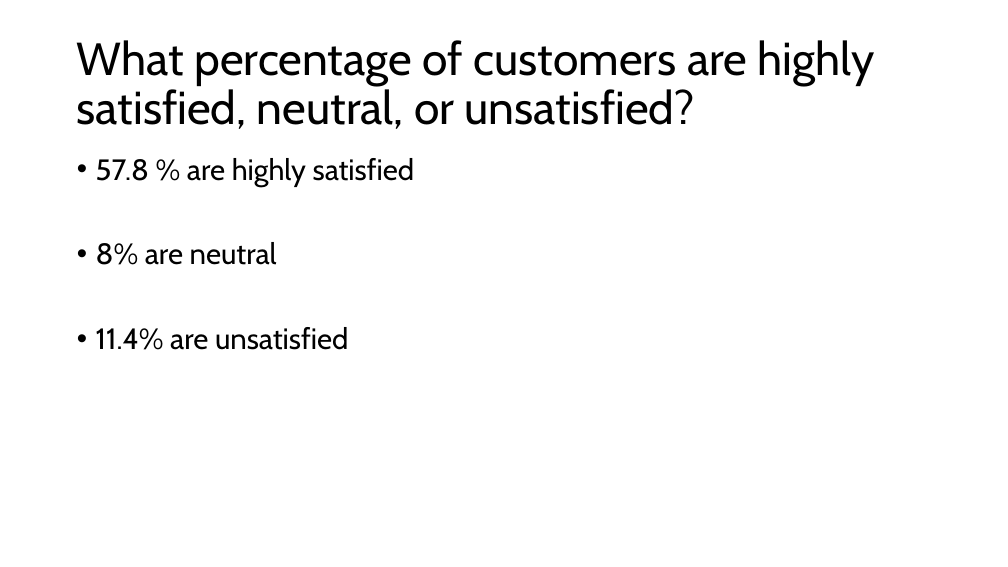
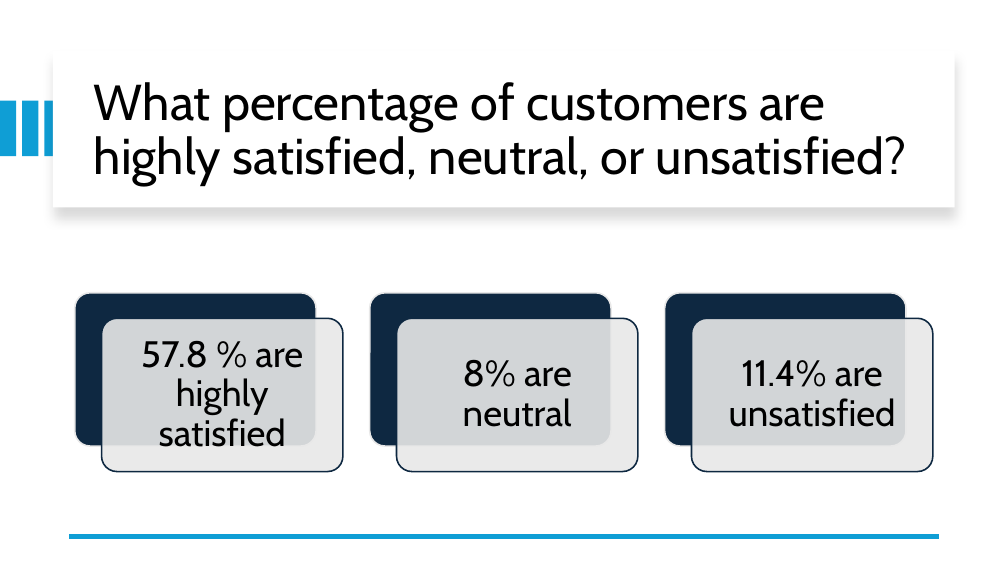
Before and after one commit to Sired1m/data_sprint_olist_G1, a slide deck: slide 11 of Olist Project updated.pptx. Drawn at 1008x567 pixels with LibreOffice and Linux fonts; fonts in the diff are those of the drawing. Boxes give left, top, right and bottom in pixels: in the first picture for what was removed or moved away, otherwise in the second. Text is boxed around its words. In the diff, an @@ line names an element or a change of style, - is before the commit and + after.

```diff
--- a/Olist Project updated.pptx
+++ b/Olist Project updated.pptx
@@ rectangle added at (53,51,955,207), fill #FFFFFF @@
@@ title "What percentage of customers are ...": place and size @@
-title "What percentage of customers are ..." at (77,40,875,129)
+title "What percentage of customers are ..." at (94,82,907,185)
@@ title "What percentage of customers are ..." at (94,82,907,185): size 44 to 48 pt @@
@@ rectangle added at (0,101,16,157), fill #0F9ED5 @@
@@ rectangle added at (22,101,38,157), fill #0F9ED5 @@
@@ rectangle added at (45,101,60,157), fill #0F9ED5 @@
@@ text removed at (96,158,415,350) @@
-• 57.8 % are highly satisfied
-• 8% are neutral
-• 11.4% are unsatisfied
@@ group added at (75,293,933,472): 6 rounded rectangles, 3 texts @@
+57.8 % are highly satisfied
+8% are neutral
+11.4% are unsatisfied
@@ line added from (939, 536) to (70, 536), #0F9ED5 4.5 pt @@
```
Also in this commit, not shown: 25 other slides changed, 2 slides added, 2 other files.
